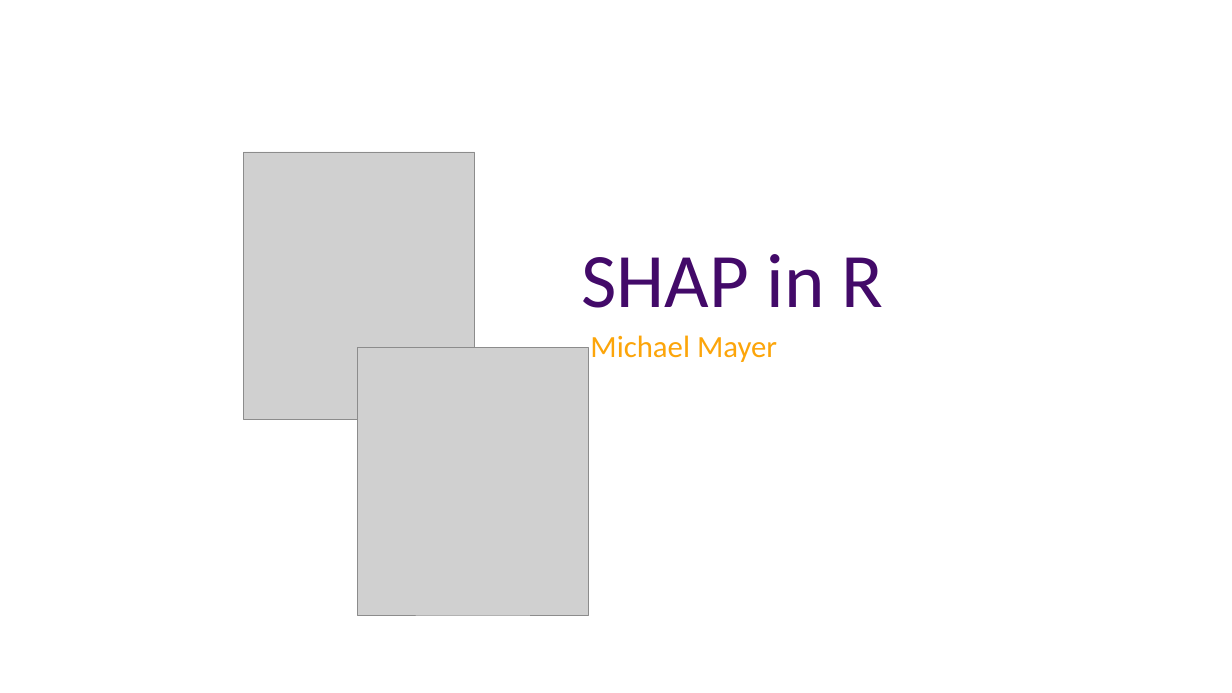
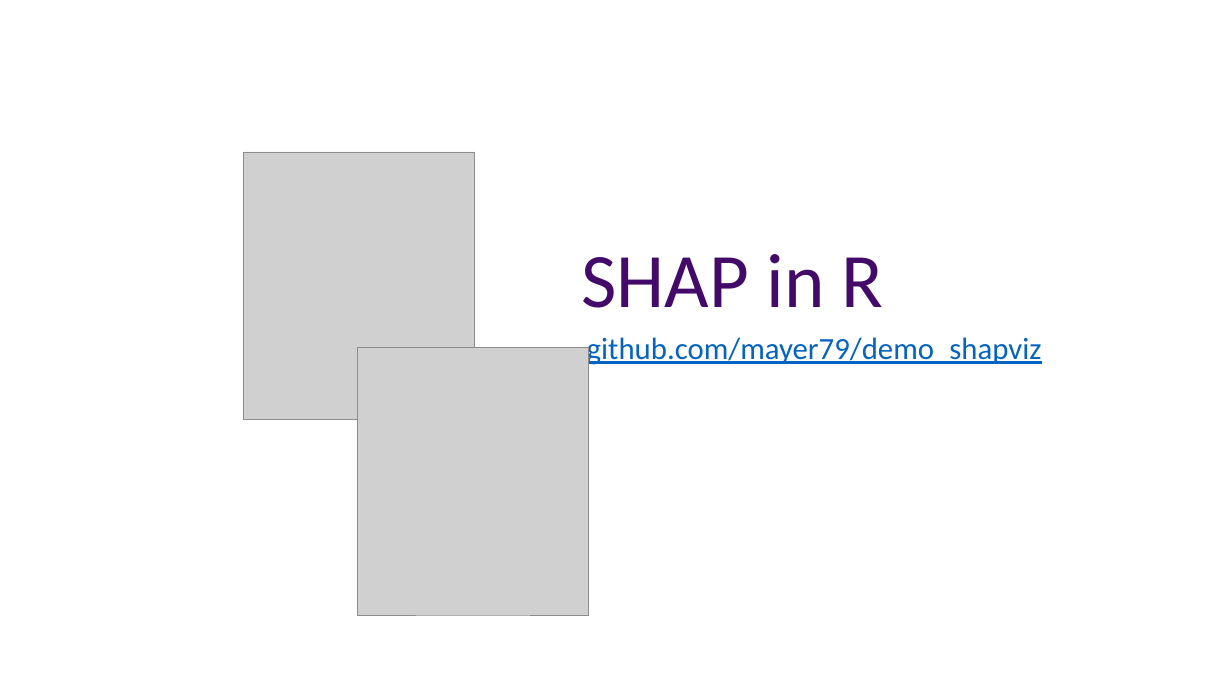
Before and after one commit to mayer79/demo_shapviz, a slide deck: slide 1 of SHAP in R.pptx. Drawn at 1232x693 pixels with LibreOffice and Linux fonts; fonts in the diff are those of the drawing; grey boxes stand for pictures. Boxes give left, top, right and bottom in pixels: in the first picture for what was removed or moved away, otherwise in the second. Text is boxed around its words. In the diff, an @@ line names an element or a change of style, - is before the commit and + after.

```diff
--- a/SHAP in R.pptx
+++ b/SHAP in R.pptx
@@ subtitle at (587, 337, 1042, 367): text changed; text colour #FCA50A to #0563C1 @@
-Michael Mayer
+github.com/mayer79/demo_shapviz
```
Also in this commit, not shown: 1 other slide changed, 1 slide added, 1 other file.
